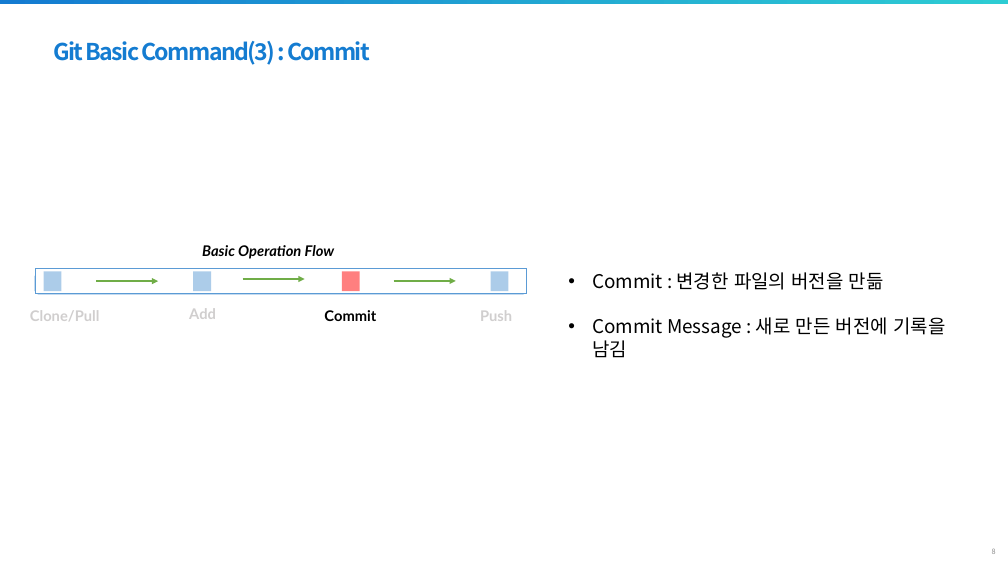
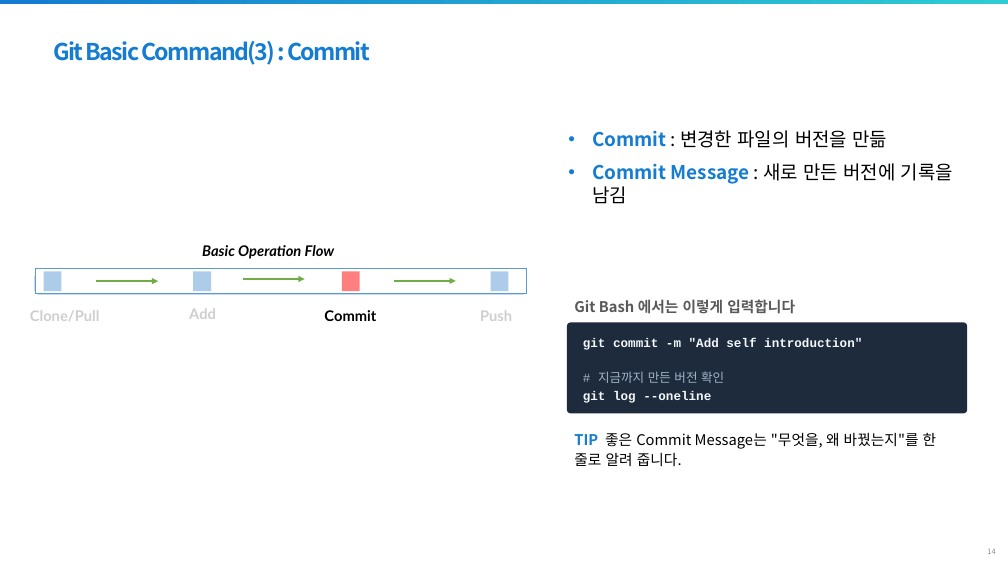
Before and after one commit to jaewoojun070225/gachon2026, a slide deck: slide 14 of 학습파일/SoC100_3.pptx (slide 8 before the commit). Drawn at 1008x567 pixels with LibreOffice and Linux fonts; fonts in the diff are those of the drawing; background and template pictures are left out. Boxes give left, top, right and bottom in pixels: in the first picture for what was removed or moved away, otherwise in the second. Text is boxed around its words. In the diff, an @@ line names an element or a change of style, - is before the commit and + after.

Commit message:
학습파일 누락되어 수정

```diff
--- a/학습파일/SoC100_3.pptx
+++ b/학습파일/SoC100_3.pptx
@@ text "Commit : 변경한 파일의 버전을 ...": place and size @@
-text "Commit : 변경한 파일의 버전을 ..." at bbox=[592, 272, 945, 358]
+text "Commit : 변경한 파일의 버전을 ..." at bbox=[592, 130, 953, 204]
@@ text "Commit : 변경한 파일의 버전을 ..." at bbox=[592, 130, 953, 204]: text colour #000000 to #147CD1, bold on in "Commit", "Commit Message"; more space between paragraphs @@
@@ text added at bbox=[574, 299, 795, 314], 14 pt, text #595959, bold @@
+Git Bash 에서는 이렇게 입력합니다
@@ rounded rectangle added at bbox=[567, 323, 967, 414], fill #1E2B3C, 12 pt, text #F2F6FA, bold @@
+git commit -m "Add self introduction"
+# 지금까지 만든 버전 확인
+git log --oneline
@@ text added at bbox=[574, 433, 937, 466], 14 pt, text #000000 @@
+TIP 좋은 Commit Message는 "무엇을, 왜 바꿨는지"를 한 줄로 알려 줍니다.
@@ page number at bbox=[987, 549, 995, 554]: text changed @@
-8
+14
```
Also in this commit, not shown: 10 other slides changed, 22 slides added, 2 other files.
